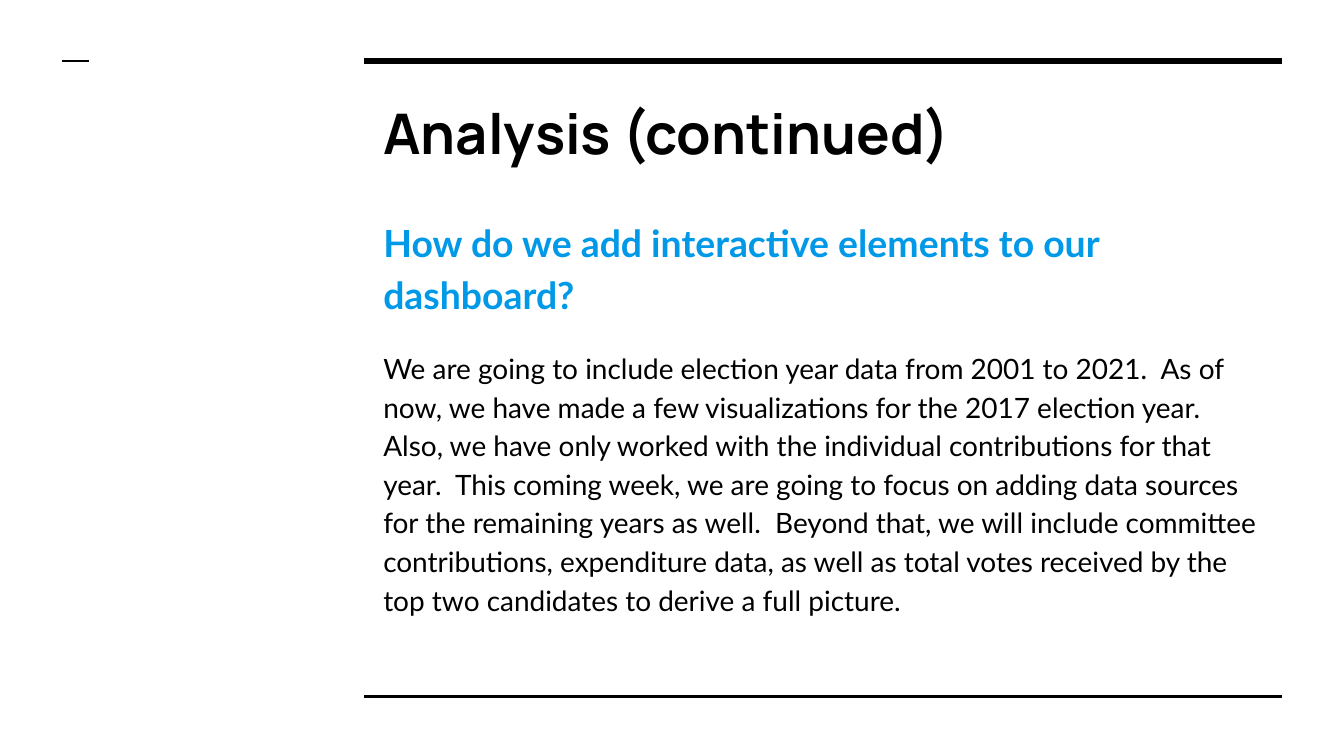
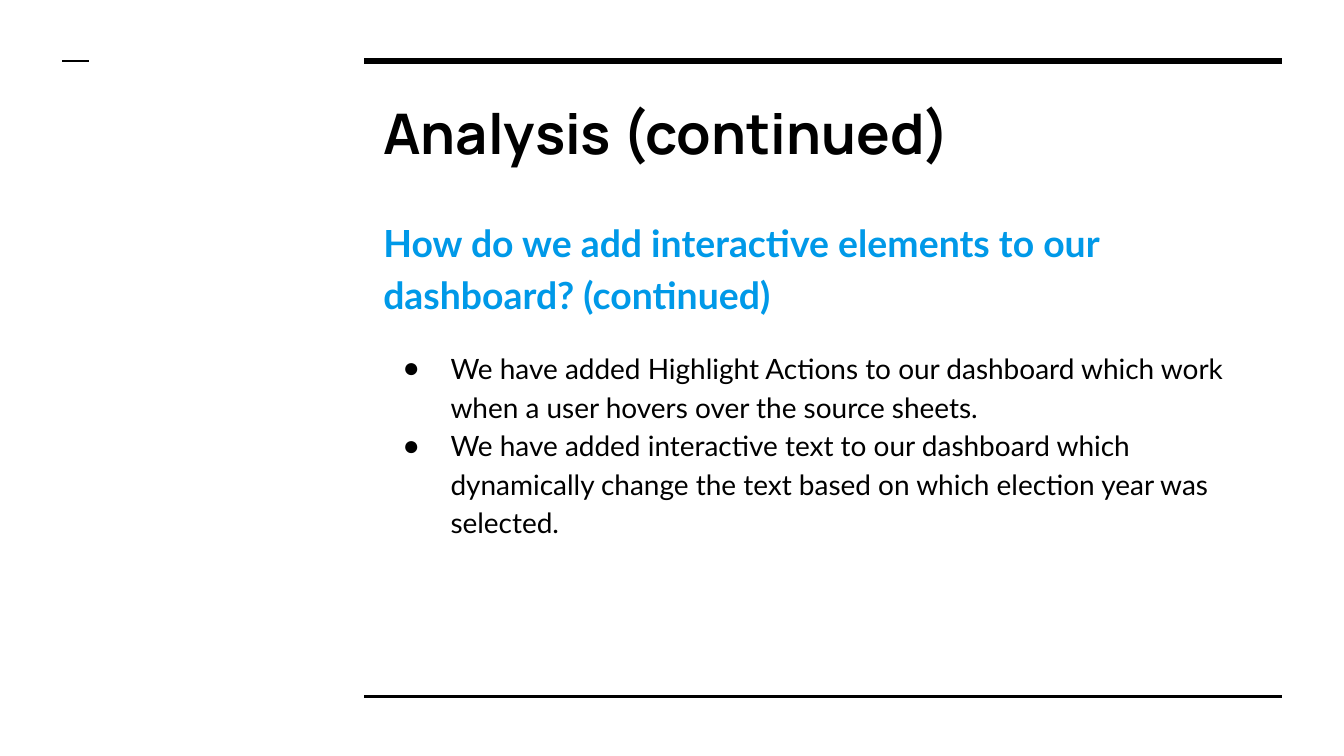
Before and after one commit to ssheggrud/Mod_20_Project, a slide deck: slide 12 of Presentation/Group5Presentation.pptx (slide 9 before the commit). Drawn at 1344x756 pixels with LibreOffice and Linux fonts; fonts in the diff are those of the drawing. Boxes give left, top, right and bottom in pixels: in the first picture for what was removed or moved away, otherwise in the second. Text is boxed around its words. In the diff, an @@ line names an element or a change of style, - is before the commit and + after.

```diff
--- a/Presentation/Group5Presentation.pptx
+++ b/Presentation/Group5Presentation.pptx
@@ text at [383, 229, 1223, 534]: text changed @@
-How do we add interactive elements to our dashboard?
-We are going to include election year data from 2001 to 2021. As of now, we have made a few visualizations for the 2017 election year. Also, we have only worked with the individual contributions for that year. This coming week, we are going to focus on adding data sources for the remaining years as well. Beyond that, we will include committee contributions, expenditure data, as well as total votes received by the top two candidates to derive a full picture.
+How do we add interactive elements to our dashboard? (continued)
+● We have added Highlight Actions to our dashboard which work when a user hovers over the source sheets.
+● We have added interactive text to our dashboard which dynamically change the text based on which election year was selected.
```
Also in this commit, not shown: 8 other slides changed, 3 slides added.
